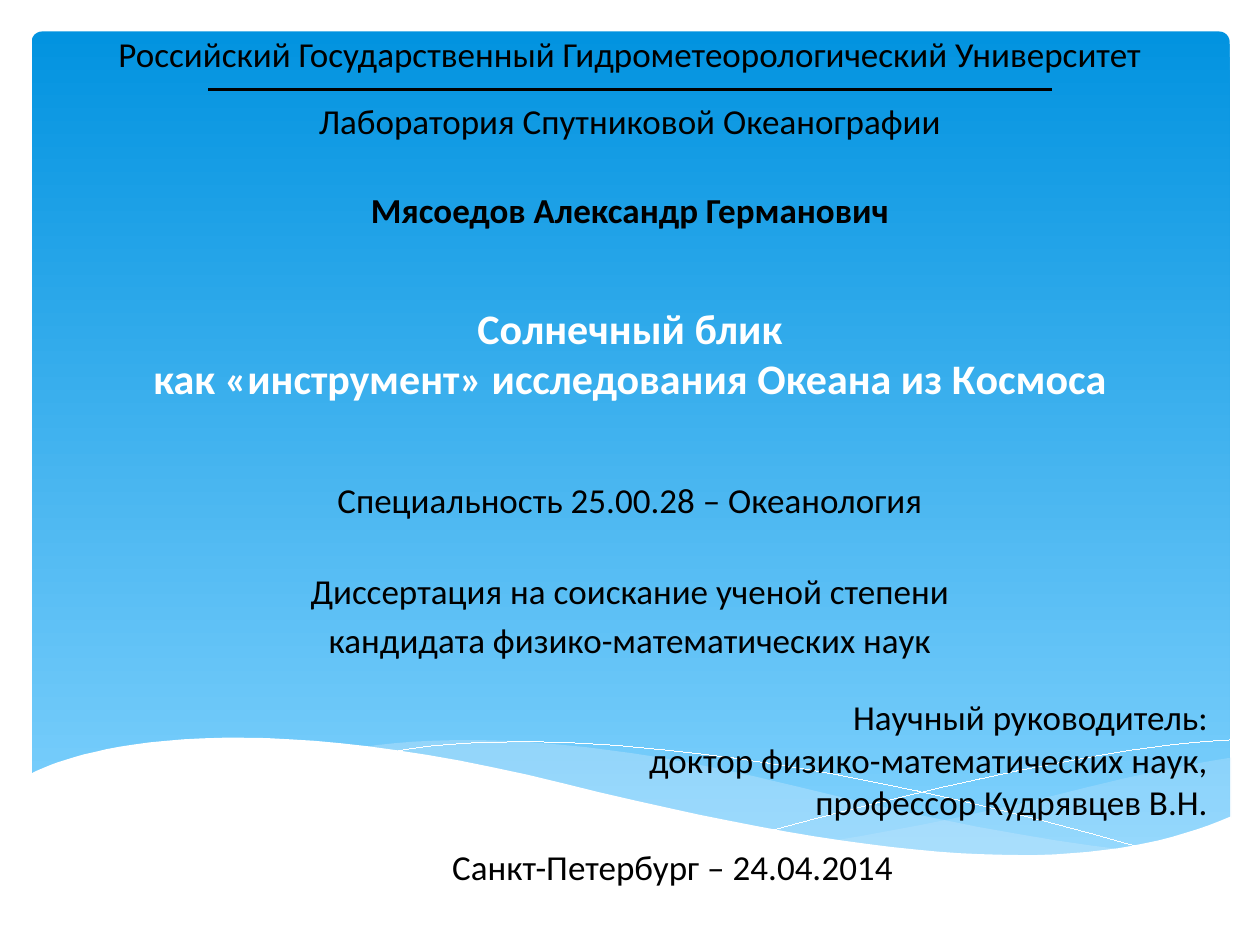
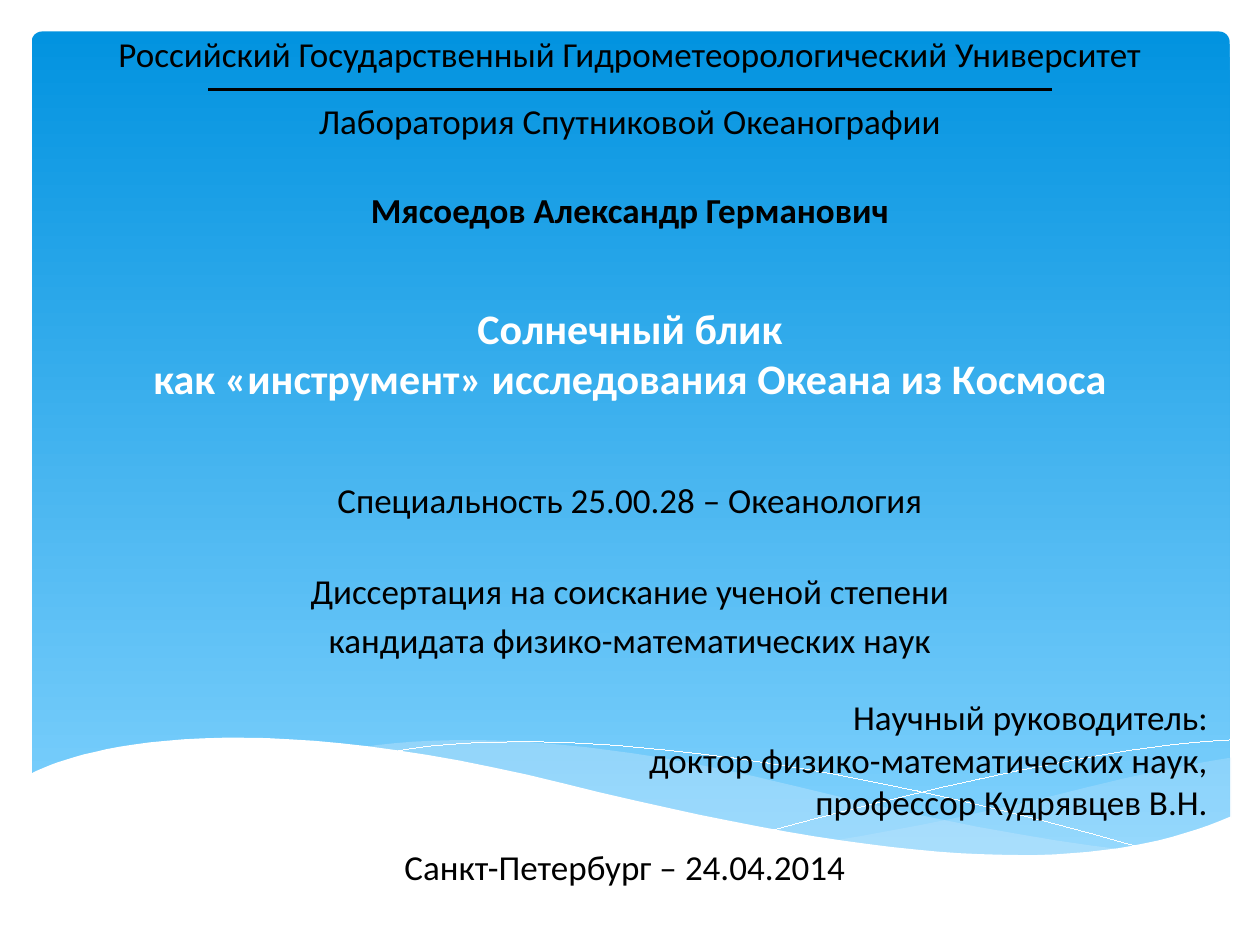
Before and after one commit to magican/Disser, a slide deck: slide 1 of Мясоедов_2014.pptx. Drawn at 1260x945 pixels with LibreOffice and Linux fonts; fonts in the diff are those of the drawing. Boxes give left, top, right and bottom in pixels: in the first picture for what was removed or moved away, otherwise in the second. Text is boxed around its words. In the diff, an @@ line names an element or a change of style, - is before the commit and + after.

```diff
--- a/Мясоедов_2014.pptx
+++ b/Мясоедов_2014.pptx
@@ text "Санкт-Петербург – 24.04.2014" moved from (x1=452, y1=856, x2=893, y2=886) to (x1=404, y1=856, x2=845, y2=886) @@
```
Also in this commit, not shown: 6 other slides changed, 3 slides added.
